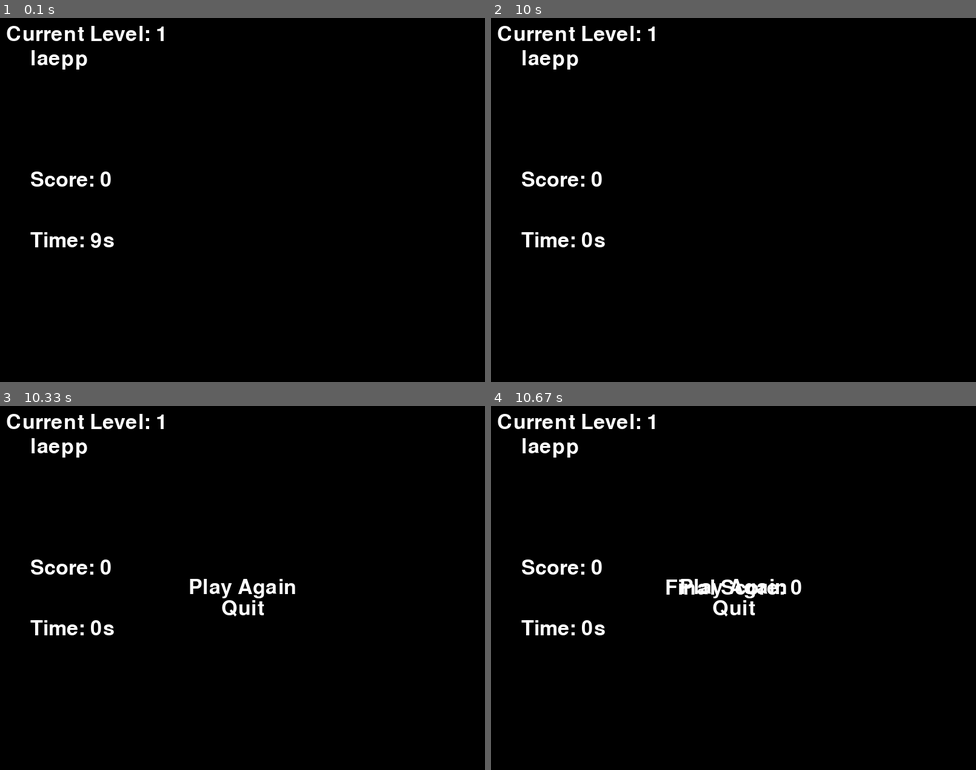
Above: before the commit, frames 1-4 (two rows, left to right).
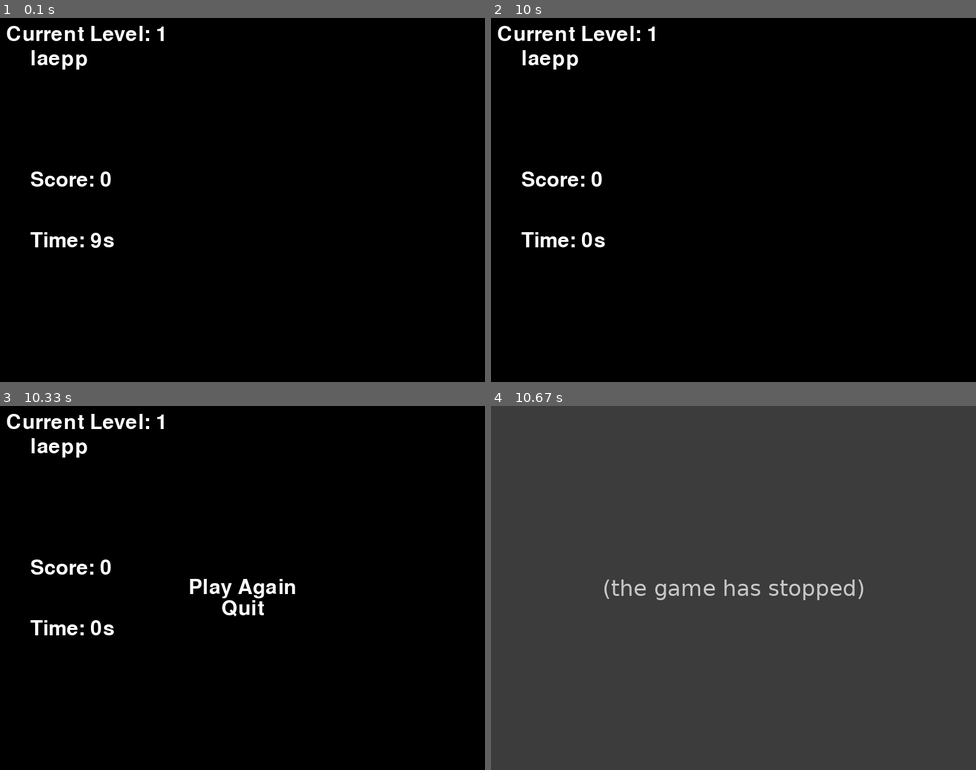
Above: after the commit, the same moments.

Repository: SonamTenzin1/Cap2_Pygame
Game: pygame game, started from 02230300_CAP2_CSF.py
The game is run twice, just before and just after one commit, with the same random seed, the same clock (stepped at 60 frames per second) and the same inputs.
Inputs (mouse positions are in pixels of both pictures, inside the frame that each line leads up to):
- Up to frame 1 (0.1 s): no input
- Up to frame 2 (10 s): tap Enter at 0.33 s
- Up to frame 3 (10.33 s): no input
- Up to frame 4 (10.67 s): click (733, 598) at 10.35 s

Frames 1-3 are identical in both runs. In frame 4, 100% of the frame differs, in the area x 0-100%, y 0-100%.
After the commit the program exited at 10.35 s; later frames show no game.

Commit message:
still no menu

Diff:
--- a/02230300_CAP2_CSF.py
+++ b/02230300_CAP2_CSF.py
@@ -19,16 +19,16 @@
         # Set up the levels
         self.levels = [
             {"words": ["apple"], "time_limit": 10},
-            {"words": ["dog", "cat", "bird"], "time_limit": 8},
-            {"words": ["python", "java", "javascript"], "time_limit": 5},
-            {"words": ["car", "bus", "train"], "time_limit": 7},
-            {"words": ["red", "green", "blue"], "time_limit": 6},
-            {"words": ["book", "pen", "pencil"], "time_limit": 8},
-            {"words": ["house", "building", "apartment"], "time_limit": 10},
-            {"words": ["happy", "sad", "angry"], "time_limit": 7},
-            {"words": ["sun", "moon", "star"], "time_limit": 6},
-            {"words": ["water", "juice", "soda"], "time_limit": 8},
-            {"words": ["football", "basketball", "tennis"], "time_limit": 9},
+            {"words": ["dog", "cat", "bird"], "time_limit": 12},
+            {"words": ["python", "java", "javascript"], "time_limit": 12},
+            {"words": ["car", "bus", "train"], "time_limit": 12},
+            {"words": ["red", "green", "blue"], "time_limit": 12},
+            {"words": ["book", "pen", "pencil"], "time_limit": 12},
+            {"words": ["house", "building", "apartment"], "time_limit": 12},
+            {"words": ["happy", "sad", "angry"], "time_limit": 12},
+            {"words": ["sun", "moon", "star"], "time_limit": 12},
+            {"words": ["water", "juice", "soda"], "time_limit": 12},
+            {"words": ["football", "basketball", "tennis"], "time_limit": 12},
         ]
 
         # Initialize player's score and current level
@@ -39,6 +39,7 @@
         # Main game loop
         running = True
         while running:
+            pygame.display.update()
             # Set up the current level
             current_level = self.levels[self.current_level_index]
             words = current_level["words"]
@@ -140,28 +141,22 @@
                             elif event.type == pygame.MOUSEBUTTONDOWN:
                                 mouse_pos = pygame.mouse.get_pos()
                                 if play_again_text.get_rect(center=(self.WINDOW_WIDTH // 2, self.WINDOW_HEIGHT // 2 - play_again_text.get_height() // 2)).collidepoint(mouse_pos):
+                                    print('Play again called')
                                     waiting = False
                                     self.current_level_index = 0
                                     self.score = 0
                                 elif quit_text.get_rect(center=(self.WINDOW_WIDTH // 2, self.WINDOW_HEIGHT // 2 + quit_text.get_height() // 2)).collidepoint(mouse_pos):
+                                    print('quit called')
                                     waiting = False
                                     running = False
+                                    pygame.quit()
+                                    sys.exit()
 
                     # Reset the current level to 1 if time is up
                     self.current_level_index = 0
                     self.score = 0
                     input_word = ""
 
-        # End of game loop
-        final_score_text = self.font.render(f"Final Score: {self.score}", True, (255, 255, 255))
-        self.game_window.blit(final_score_text, (self.WINDOW_WIDTH // 2 - final_score_text.get_width() // 2, self.WINDOW_HEIGHT // 2 - final_score_text.get_height() // 2))
-        pygame.display.update()
-
-        # Wait for a few seconds before quitting
-        pygame.time.wait(3000)
-        pygame.quit()
-        sys.exit()
-
 # Create an instance of the game and run it
 game = JumbleWordGame()
 game.run()
